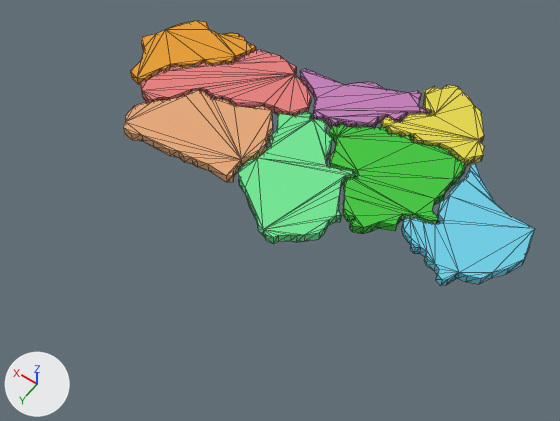
A saved change to the glTF model Assets/Campaign/Campaign_map_no_height.glb.
Before and after are seen from a 50 mm lens placed at (-2.85, 4.62, 5.63), pointed at (-0.09, 0.76, -0.43). Arrows for +X, +Y and +Z are at lower left; the lights stay in place. Mesh edges are drawn as thin lines. Where no turn or scale is listed for an object, it has been applied to the vertices.

In view in the first picture: 'Almeria.001', 'Cadiz.001', 'Cordoba.001', 'Granada.001', 'Huelva.001', 'Jaen.001', 'Malaga.001', 'Sevilla.001'.
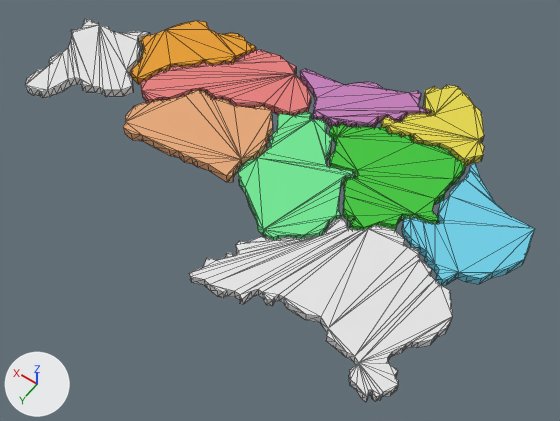
Commit message: PFTN-61 feat: campaign map buttons

Boxes (x1, y1, x2, y2) around the edits, measured in the pictures (560 x 421 px):
'Badajoz', added: after (189, 218, 452, 402)
'Murcia', added: after (25, 19, 150, 98)

The change, as a list of edits to the scene's bpy script:
```text
Add me_plane_005:
    me_plane_005.from_pydata(...)  # 114 vertices, 224 faces; spans x 1.757..2.929, y -0.131..1.263, z -0.048..0.048
Add me_plane_004:
    me_plane_004.from_pydata(...)  # 212 vertices, 420 faces; spans x -0.91..1.14, y -0.76..0.74, z -0.05..0.05
Add ob_murcia:
    ob_murcia = bpy.data.objects.new('Murcia', me_plane_005)
    ob_murcia.location = (0.142, 0.0, 0.0)
Add ob_badajoz:
    ob_badajoz = bpy.data.objects.new('Badajoz', me_plane_004)
    ob_badajoz.location = (-1.219, 1.413, 0.0)
```
